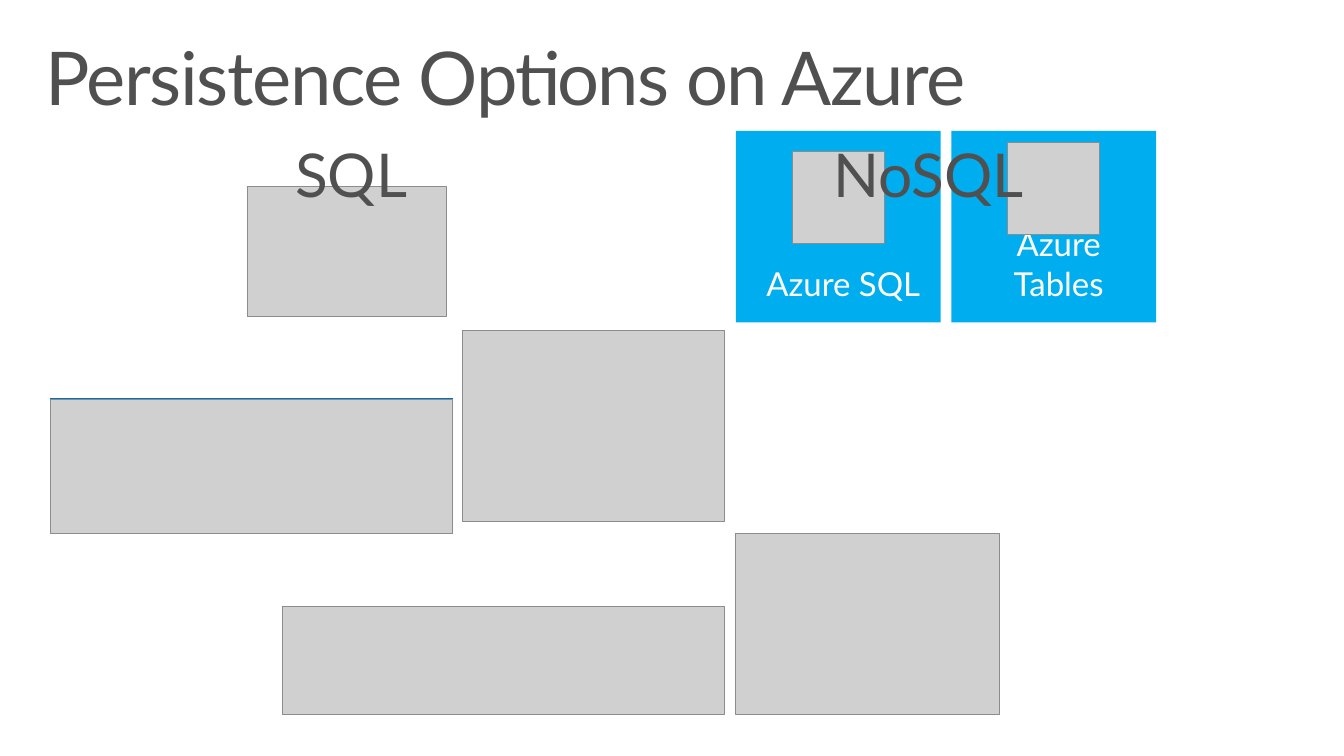
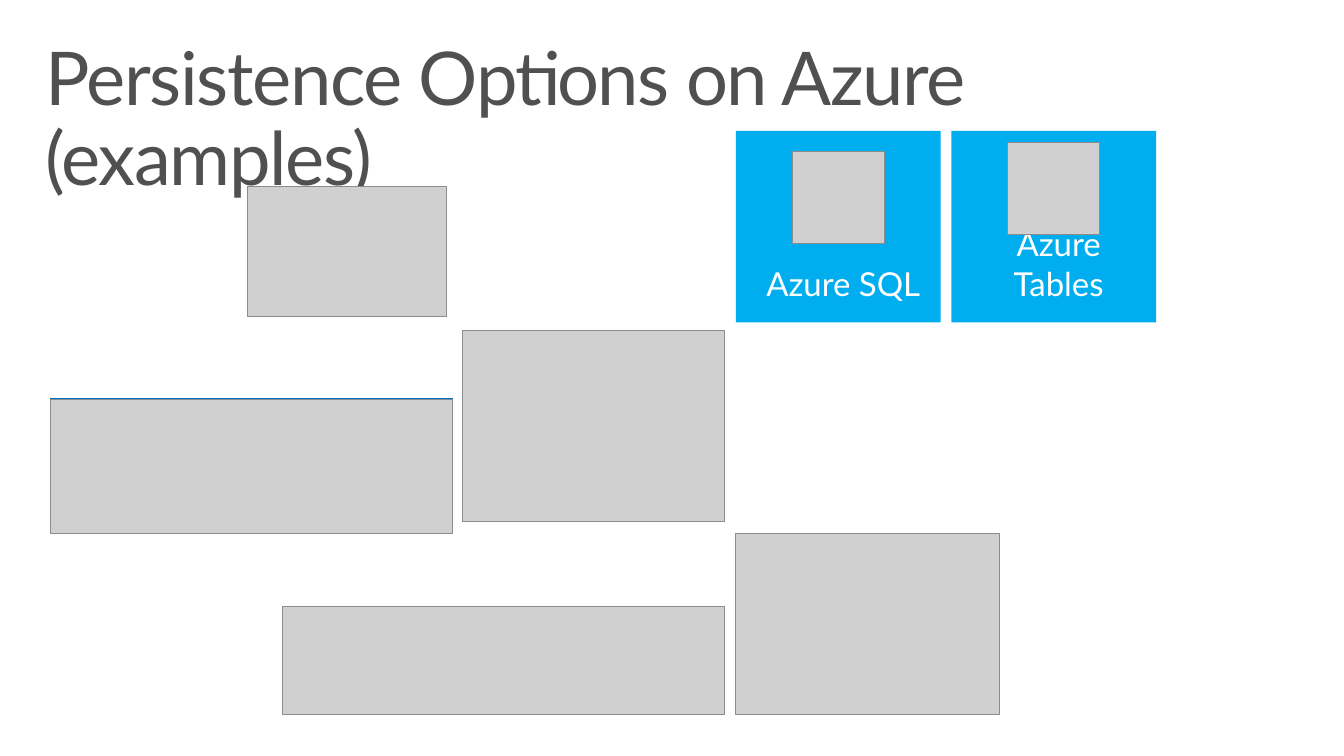
Before and after one commit to JMayrbaeurl/GotoZurich2013JavaOnAzureSample, a slide deck: slide 14 of Java, NoSQL and Windows Azure.pptx (slide 12 before the commit). Drawn at 1344x756 pixels with LibreOffice and Linux fonts; fonts in the diff are those of the drawing; grey boxes stand for pictures; background and template pictures are left out. Boxes give left, top, right and bottom in pixels: in the first picture for what was removed or moved away, otherwise in the second. Text is boxed around its words. In the diff, an @@ line names an element or a change of style, - is before the commit and + after.

```diff
--- a/Java, NoSQL and Windows Azure.pptx
+++ b/Java, NoSQL and Windows Azure.pptx
@@ title at [45,50,966,200]: text changed @@
-Persistence Options on Azure
+Persistence Options on Azure (examples)
@@ text removed at [295,145,407,206] @@
-SQL
@@ text removed at [833,145,1024,208] @@
-NoSQL
```
Also in this commit, not shown: 4 other slides changed, 2 slides added, 1 other file.
